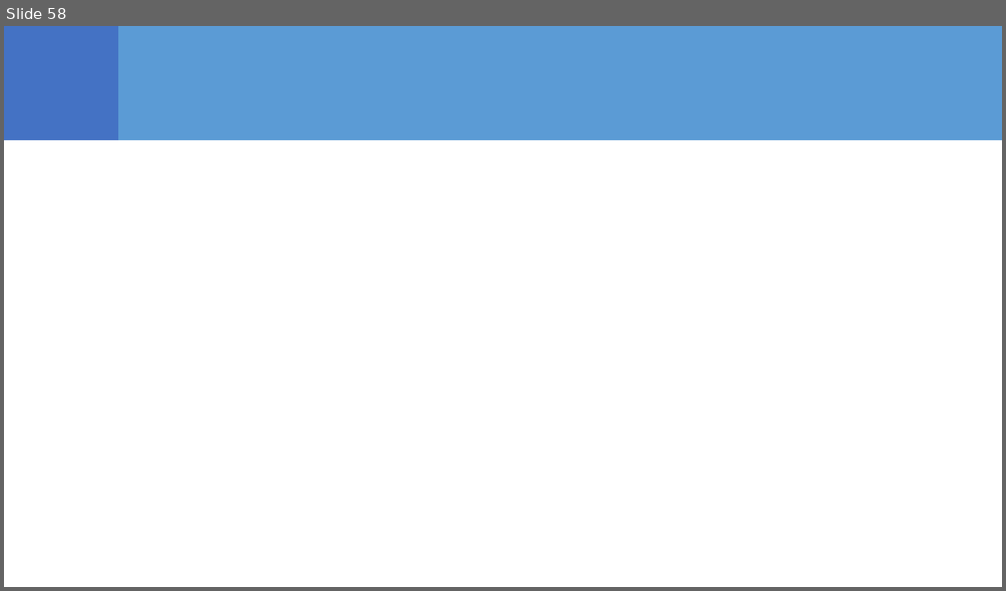
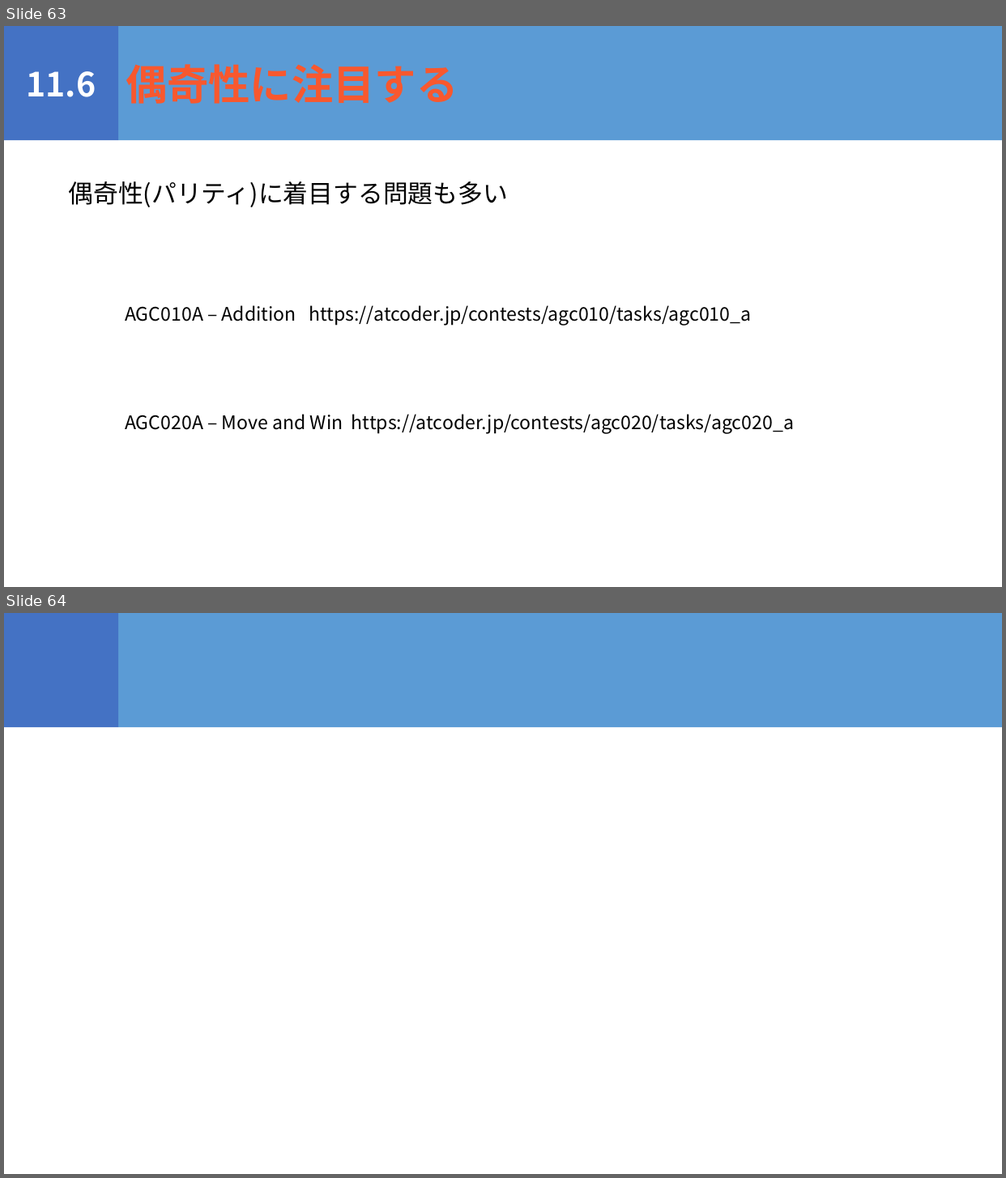
Before and after one commit to igeeeeee/triC_AtCoder_Beginners_Selection, a slide deck: ABS_勉強会.pptx. Shown one above the other, each under a label of ours: slide 58 before the commit, slides 63 and 64 after it. The pictures are 1006x591 and 1006x1178 pixels, drawn with LibreOffice and Linux fonts; fonts in the diff are those of the drawing. Boxes give left, top, right and bottom in pixels: in the first picture for what was removed or moved away, otherwise in the second. Text is boxed around its words. In the diff, an @@ line names an element or a change of style, - is before the commit and + after.

```diff
--- a/ABS_勉強会.pptx
+++ b/ABS_勉強会.pptx
@@ slide 63 added at box(4, 26, 1002, 587), background #FFFFFF @@
@@ rectangle added at box(4, 26, 118, 140), fill #4472C4, 32 pt, text #FFFFFF, bold @@
+11.6
@@ rectangle added at box(118, 26, 1002, 140), fill #5B9BD5, 40 pt, text #F8582E, bold @@
+偶奇性に注目する
@@ text added at box(69, 182, 509, 207), 24 pt, text #000000 @@
+偶奇性(パリティ)に着目する問題も多い
@@ text added at box(125, 305, 751, 326), 18 pt, text #000000 @@
+AGC010A – Addition https://atcoder.jp/contests/agc010/tasks/agc010_a
@@ text added at box(125, 414, 794, 434), 18 pt, text #000000 @@
+AGC020A – Move and Win https://atcoder.jp/contests/agc020/tasks/agc020_a
@@ what was slide 58 is now slide 64 @@
```
Also in this commit, not shown: 1 slide changed, 5 other slides added, 3 slides removed, 3 other files.
